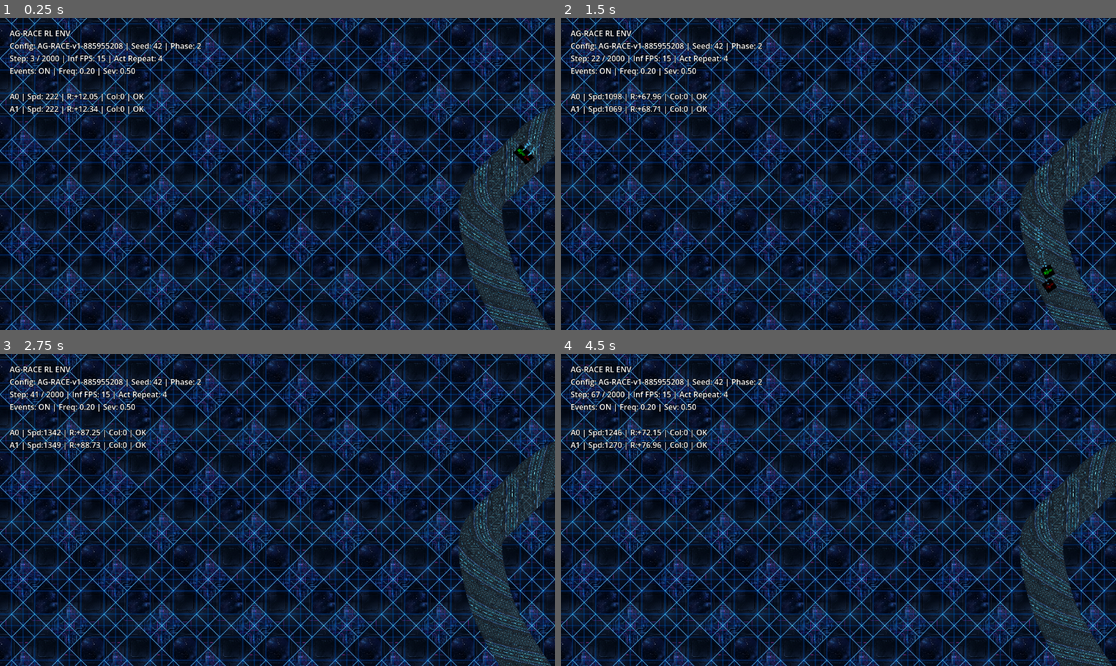
Above: before the commit, frames 1-4 (two rows, left to right).
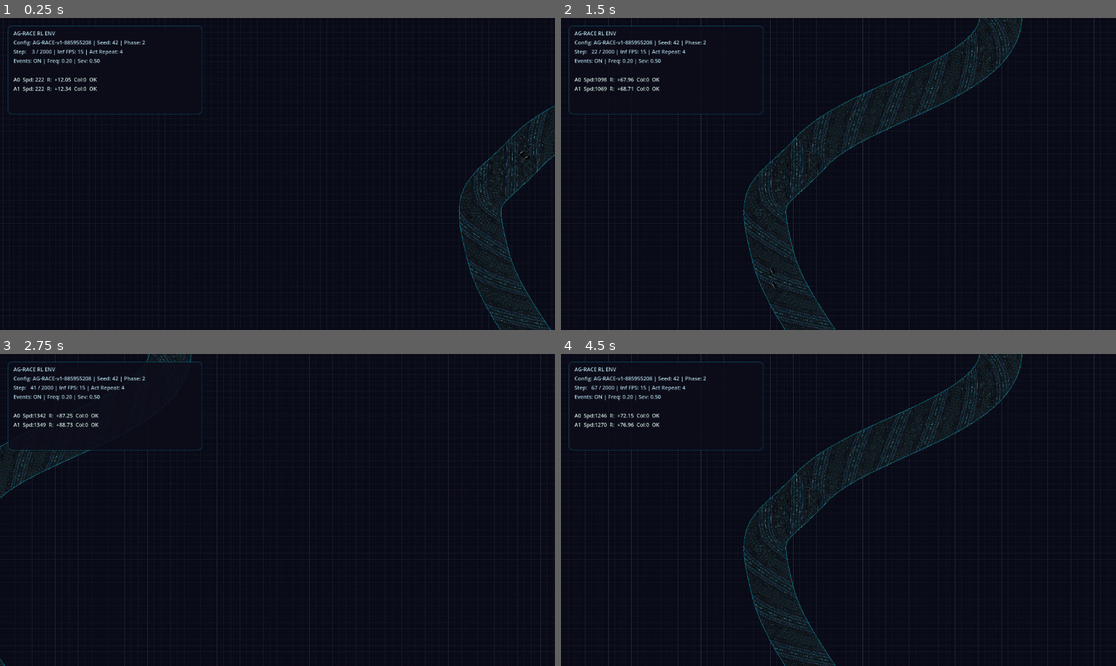
Above: after the commit, the same moments.

Repository: juanmanuelpriet/Jackpot-Jockeys
Game: Godot game, scene res://scenes/Race2D.tscn
The game is run twice, just before and just after one commit, with the same random seed, the same clock (stepped at 60 frames per second) and the same inputs.
Inputs (mouse positions are in pixels of both pictures, inside the frame that each line leads up to):
- Up to frame 1 (0.25 s): no input
- Up to frame 2 (1.5 s): move the mouse to (960, 158) at 0.52 s; hold D 0.53-1.25 s; click (960, 158) at 0.67 s; drag from (727, 189) to (810, 236) at 1.27 s
- Up to frame 3 (2.75 s): move the mouse to (333, 441) at 2.02 s; hold D from 2.03 s (still down); click (333, 441) at 2.17 s
- Up to frame 4 (4.5 s): release D at 2.75 s; drag from (810, 572) to (672, 463) at 2.77 s; move the mouse to (1005, 556) at 3.52 s; hold A 3.53-4.25 s; click (1005, 556) at 3.67 s; drag from (672, 463) to (755, 432) at 4.27 s

The runs differ from the first frame. In frame 1, 49% of the frame differs, in the area x 0-100%, y 0-100%; in frame 2, 51%; in frame 3, 51%; in frame 4, 51%.

Commit message:
Visual Overhaul: new racer sprite, dark grid background, edge lines, improved HUD and free camera controls (zoom/pan)

Diff:
--- a/hipodromo/agents/Vehicle.gd
+++ b/hipodromo/agents/Vehicle.gd
@@ -20,8 +20,16 @@
 var drift_impairment: float = 1.0
 var _collisions_this_frame: int = 0
 
+# --- Visual nodes (resolved in _ready) ---
 @onready var visual = $Visual
 @onready var particles = $EngineParticles
+@onready var speed_lines = $SpeedLines
+@onready var heading_indicator = $HeadingIndicator
+@onready var agent_ring = $AgentRing
+@onready var event_overlay = $EventOverlay
+
+# --- Visual state ---
+var _stun_flash_timer: float = 0.0
 
 func _physics_process(delta):
 	# Decrement stun timer
@@ -31,10 +39,8 @@
 			stun_timer = 0.0
 
 	_collisions_this_frame = 0
-	# Girar la nave dependiente de la velocidad a veces ayuda a sentirse bien, pero en hovercrafts se puede rotar sobre el propio eje.
-	# Añadiremos rotación libre sobre el eje z.
+
 	if abs(steer) > 0.01:
-		# Optionally, make turn speed slightly dependent on current velocity to avoid completely stationary turns, but hovercrafts can do stationary turns
 		rotation += steer * turn_speed * delta
 
 	# Dirección hacia la que apunta la nave
@@ -60,23 +66,14 @@
 	var lateral_velocity = velocity.project(right_dir)
 	var forward_velocity = velocity.project(forward_dir)
 
-	# Aplicamos el agarre reduciendo la velocidad lateral
 	lateral_velocity = lateral_velocity.move_toward(Vector2.ZERO, final_grip * lateral_velocity.length() * delta)
-
-	# Aplicamos drag a la velocidad frontal
 	forward_velocity = forward_velocity.move_toward(Vector2.ZERO, final_drag * forward_velocity.length() * delta)
 
-	# Reconstruimos la velocidad
 	velocity = forward_velocity + lateral_velocity
 
 	# Clamp speed
 	if velocity.length() > max_speed:
 		velocity = velocity.limit_length(max_speed)
-
-	if throttle > 0:
-		particles.emitting = true
-	else:
-		particles.emitting = false
 
 	move_and_slide()
 
@@ -87,7 +84,68 @@
 		_collisions_this_frame += 1
 		break
 
-# Funciones públicas para ser llamadas por un Controller o un AI Brain
+	# --- Visual feedback (purely cosmetic, no physics impact) ---
+	_update_visuals(delta)
+
+# ============================================================================
+# VISUAL FEEDBACK — cosmetic only, does NOT affect simulation
+# ============================================================================
+
+func _update_visuals(delta: float):
+	var speed_ratio = velocity.length() / max(1.0, max_speed)
+
+	# Engine particles: scale with speed
+	if particles:
+		particles.emitting = throttle > 0
+		particles.initial_velocity_max = lerpf(100.0, 400.0, speed_ratio)
+		particles.amount = int(lerpf(5, 30, speed_ratio))
+
+	# Speed lines: only at high speeds
+	if speed_lines:
+		speed_lines.emitting = speed_ratio > 0.7
+
+	# Micro-tilt: lean visual into turns (max ±5°)
+	if visual:
+		var target_tilt = steer * speed_ratio * deg_to_rad(5.0)
+		visual.rotation = lerpf(visual.rotation, target_tilt, 6.0 * delta)
+
+	# Event overlay icons
+	_update_event_overlay()
+
+	# Stun flash effect
+	if stun_timer > 0.0:
+		_stun_flash_timer += delta
+		if visual:
+			if fmod(_stun_flash_timer, 0.15) < 0.075:
+				visual.modulate = Color(3.0, 3.0, 3.0, 1.0)  # bright flash
+			else:
+				visual.modulate = Color(1.0, 1.0, 1.0, 1.0)
+	else:
+		_stun_flash_timer = 0.0
+		if visual:
+			visual.modulate = Color(1.0, 1.0, 1.0, 1.0)
+
+func _update_event_overlay():
+	if not event_overlay:
+		return
+
+	var icons: Array[String] = []
+	if stun_timer > 0.0:
+		icons.append("⚡")
+	if control_inverted:
+		icons.append("↕")
+	if friction_modifier < 0.9:
+		icons.append("⚠")
+	if sensor_noise > 0.1:
+		icons.append("◎")
+	# Wind is transient, shown by disturbance velocity changes
+
+	event_overlay.text = " ".join(icons)
+
+# ============================================================================
+# PUBLIC API — called by Controllers / AI Brains
+# ============================================================================
+
 func apply_inputs(in_throttle: float, in_brake: float, in_steer: float):
 	if stun_timer > 0.0:
 		self.throttle = 0.0
@@ -103,10 +161,13 @@
 	self.brake_input = clamp(in_brake, 0.0, 1.0)
 	self.steer = clamp(final_steer, -1.0, 1.0)
 
-# Personalizar el color de la nave
 func set_color(c: Color):
-	if visual:
-		visual.color = c
+	# Color the agent ring (identification halo)
+	if agent_ring:
+		agent_ring.modulate = Color(c.r, c.g, c.b, 0.45)
+	# Also tint heading indicator
+	if heading_indicator:
+		heading_indicator.default_color = Color(c.r, c.g, c.b, 0.5)
 
 func reset_modifiers():
 	friction_modifier = 1.0
@@ -129,7 +190,6 @@
 func set_sensor_noise(val: float):
 	sensor_noise = max(0.0, val)
 
-# Lógica pública para inyectar fuerzas externas (viento, choques forzados)
 func apply_disturbance(force_vector: Vector2):
 	velocity += force_vector
 
--- a/hipodromo/agents/Vehicle.tscn
+++ b/hipodromo/agents/Vehicle.tscn
@@ -1,7 +1,7 @@
 [gd_scene load_steps=3 format=3 uid="uid://df6s3rae2g3l"]
 
 [ext_resource type="Script" path="res://agents/Vehicle.gd" id="1_xxx"]
-[ext_resource type="Texture2D" path="res://assets/sprites/vehicle_cyber_horse.png" id="2_yyy"]
+[ext_resource type="Texture2D" path="res://assets/sprites/vehicle_racer_top.png" id="2_racer"]
 
 [sub_resource type="CircleShape2D" id="CircleShape2D_abc123"]
 radius = 16.0
@@ -11,23 +11,53 @@
 motion_mode = 1
 script = ExtResource("1_xxx")
 
+[node name="AgentRing" type="Sprite2D" parent="."]
+z_index = -1
+scale = Vector2(0.08, 0.08)
+modulate = Color(1, 1, 1, 0.4)
+
 [node name="Visual" type="Sprite2D" parent="."]
-rotation = 1.5708
-scale = Vector2(0.12, 0.12)
-texture = ExtResource("2_yyy")
+scale = Vector2(0.06, 0.06)
+texture = ExtResource("2_racer")
+
+[node name="HeadingIndicator" type="Line2D" parent="."]
+points = PackedVector2Array(0, 0, 24, 0)
+width = 2.0
+default_color = Color(1, 1, 1, 0.35)
 
 [node name="CollisionShape2D" type="CollisionShape2D" parent="."]
 shape = SubResource("CircleShape2D_abc123")
 
 [node name="EngineParticles" type="CPUParticles2D" parent="."]
 position = Vector2(-16, 0)
-amount = 40
-lifetime = 0.3
+amount = 20
+lifetime = 0.2
 gravity = Vector2(0, 0)
-initial_velocity_min = 150.0
-initial_velocity_max = 300.0
+initial_velocity_min = 100.0
+initial_velocity_max = 250.0
 direction = Vector2(-1, 0)
-spread = 20.0
-scale_amount_min = 3.0
-scale_amount_max = 8.0
-color = Color(0.3, 0.8, 1, 0.8)
+spread = 15.0
+scale_amount_min = 2.0
+scale_amount_max = 4.0
+color = Color(0.3, 0.8, 1, 0.5)
+
+[node name="SpeedLines" type="CPUParticles2D" parent="."]
+emitting = false
+amount = 10
+lifetime = 0.1
+gravity = Vector2(0, 0)
+initial_velocity_min = 200.0
+initial_velocity_max = 400.0
+direction = Vector2(-1, 0)
+spread = 5.0
+scale_amount_min = 1.0
+scale_amount_max = 2.0
+color = Color(1, 1, 1, 0.15)
+
+[node name="EventOverlay" type="Label" parent="."]
+offset_left = -20.0
+offset_top = -28.0
+offset_right = 20.0
+offset_bottom = -12.0
+horizontal_alignment = 1
+text = ""
--- a/hipodromo/scenes/Race2D.gd
+++ b/hipodromo/scenes/Race2D.gd
@@ -1,6 +1,7 @@
 extends Node2D
 
 @onready var track_generator = $TrackGenerator
+@onready var camera = $Camera2D
 
 var env_config: EnvironmentConfig
 var world_event_manager: WorldEventManager
@@ -27,6 +28,15 @@
 var agent_total_collisions: Array[int] = []
 var agent_stuck_events: Array[int] = []
 
+# --- Free Camera ---
+var cam_zoom_level: float = 0.3
+var cam_zoom_min: float = 0.05
+var cam_zoom_max: float = 2.0
+var cam_zoom_step: float = 0.06
+var cam_pan_speed: float = 800.0  # pixels/sec at zoom 1.0
+var cam_dragging: bool = false
+var cam_drag_start: Vector2 = Vector2.ZERO
+
 func _ready():
 	_setup_background()
 
@@ -53,17 +63,31 @@
 func _setup_background():
 	var bg = ParallaxBackground.new()
 	bg.layer = -10
+
+	# Primary layer: dark grid
 	var bl = ParallaxLayer.new()
-
 	var spr = Sprite2D.new()
-	spr.texture = preload("res://assets/sprites/track_background_grid.png")
+	spr.texture = preload("res://assets/sprites/bg_dark_grid.png")
 	spr.texture_repeat = CanvasItem.TEXTURE_REPEAT_ENABLED
 	spr.region_enabled = true
 	spr.region_rect = Rect2(-10000, -10000, 20000, 20000)
 	spr.centered = true
-
 	bl.add_child(spr)
 	bg.add_child(bl)
+
+	# Secondary layer: slight parallax for depth
+	var bl2 = ParallaxLayer.new()
+	bl2.motion_scale = Vector2(0.95, 0.95)
+	var spr2 = Sprite2D.new()
+	spr2.texture = preload("res://assets/sprites/bg_dark_grid.png")
+	spr2.texture_repeat = CanvasItem.TEXTURE_REPEAT_ENABLED
+	spr2.region_enabled = true
+	spr2.region_rect = Rect2(-10000, -10000, 20000, 20000)
+	spr2.centered = true
+	spr2.modulate = Color(0.6, 0.6, 0.8, 0.3)
+	bl2.add_child(spr2)
+	bg.add_child(bl2)
+
 	add_child(bg)
 
 # ============================================================================
@@ -138,7 +162,7 @@
 
 		v.global_position = start_transform.get_origin() + offset_pos
 		v.rotation = start_transform.get_rotation()
-		v.get_node("Visual").modulate = colors[i % colors.size()]
+		v.set_color(colors[i % colors.size()])
 
 		vehicles_parent.add_child(v)
 		vehicles.append(v)
@@ -153,6 +177,45 @@
 
 	world_event_manager.initialize(env_config, vehicles)
 	is_running = true
+
+# ============================================================================
+# FREE CAMERA — zoom (scroll), pan (WASD/arrows/middle-drag)
+# ============================================================================
+
+func _unhandled_input(event):
+	if event is InputEventMouseButton:
+		if event.button_index == MOUSE_BUTTON_WHEEL_UP:
+			cam_zoom_level = clampf(cam_zoom_level * 1.15, cam_zoom_min, cam_zoom_max)
+			camera.zoom = Vector2(cam_zoom_level, cam_zoom_level)
+		elif event.button_index == MOUSE_BUTTON_WHEEL_DOWN:
+			cam_zoom_level = clampf(cam_zoom_level / 1.15, cam_zoom_min, cam_zoom_max)
+			camera.zoom = Vector2(cam_zoom_level, cam_zoom_level)
+		elif event.button_index == MOUSE_BUTTON_MIDDLE:
+			if event.pressed:
+				cam_dragging = true
+				cam_drag_start = event.position
+			else:
+				cam_dragging = false
+
+	elif event is InputEventMouseMotion and cam_dragging:
+		var delta_px = event.position - cam_drag_start
+		cam_drag_start = event.position
+		camera.position -= delta_px / cam_zoom_level
+
+func _process(delta):
+	# WASD / Arrow key panning
+	var pan_dir = Vector2.ZERO
+	if Input.is_key_pressed(KEY_W) or Input.is_key_pressed(KEY_UP):
+		pan_dir.y -= 1.0
+	if Input.is_key_pressed(KEY_S) or Input.is_key_pressed(KEY_DOWN):
+		pan_dir.y += 1.0
+	if Input.is_key_pressed(KEY_A) or Input.is_key_pressed(KEY_LEFT):
+		pan_dir.x -= 1.0
+	if Input.is_key_pressed(KEY_D) or Input.is_key_pressed(KEY_RIGHT):
+		pan_dir.x += 1.0
+
+	if pan_dir != Vector2.ZERO:
+		camera.position += pan_dir.normalized() * cam_pan_speed * delta / cam_zoom_level
 
 # ============================================================================
 # PHYSICS LOOP — Demo mode with action hold
--- a/hipodromo/track/TrackGenerator.gd
+++ b/hipodromo/track/TrackGenerator.gd
@@ -7,6 +7,9 @@
 
 var path: Path2D
 var visual_line: Line2D
+var edge_line_inner: Line2D
+var edge_line_outer: Line2D
+var center_line: Line2D
 var static_body: StaticBody2D
 var col_inner: CollisionPolygon2D
 var col_outer: CollisionPolygon2D
@@ -18,9 +21,10 @@
 	path.curve = Curve2D.new()
 	add_child(path)
 
+	# --- Track surface (base layer) ---
 	visual_line = Line2D.new()
 	visual_line.width = track_width
-	visual_line.default_color = Color(1.0, 1.0, 1.0)
+	visual_line.default_color = Color(0.55, 0.55, 0.55)
 	visual_line.texture = preload("res://assets/sprites/track_texture_scifi.png")
 	visual_line.texture_mode = Line2D.LINE_TEXTURE_TILE
 	visual_line.texture_repeat = CanvasItem.TEXTURE_REPEAT_ENABLED
@@ -28,8 +32,43 @@
 	visual_line.begin_cap_mode = Line2D.LINE_CAP_ROUND
 	visual_line.end_cap_mode = Line2D.LINE_CAP_ROUND
 	visual_line.closed = true
+	visual_line.z_index = 0
 	add_child(visual_line)
 
+	# --- Edge lines (border glow) ---
+	edge_line_inner = Line2D.new()
+	edge_line_inner.width = 3.0
+	edge_line_inner.default_color = Color(0.0, 0.85, 1.0, 0.55)
+	edge_line_inner.joint_mode = Line2D.LINE_JOINT_ROUND
+	edge_line_inner.begin_cap_mode = Line2D.LINE_CAP_ROUND
+	edge_line_inner.end_cap_mode = Line2D.LINE_CAP_ROUND
+	edge_line_inner.closed = true
+	edge_line_inner.antialiased = true
+	edge_line_inner.z_index = 1
+	add_child(edge_line_inner)
+
+	edge_line_outer = Line2D.new()
+	edge_line_outer.width = 3.0
+	edge_line_outer.default_color = Color(0.0, 0.85, 1.0, 0.55)
+	edge_line_outer.joint_mode = Line2D.LINE_JOINT_ROUND
+	edge_line_outer.begin_cap_mode = Line2D.LINE_CAP_ROUND
+	edge_line_outer.end_cap_mode = Line2D.LINE_CAP_ROUND
+	edge_line_outer.closed = true
+	edge_line_outer.antialiased = true
+	edge_line_outer.z_index = 1
+	add_child(edge_line_outer)
+
+	# --- Center line (dashed effect via alpha) ---
+	center_line = Line2D.new()
+	center_line.width = 1.0
+	center_line.default_color = Color(1.0, 1.0, 1.0, 0.12)
+	center_line.joint_mode = Line2D.LINE_JOINT_ROUND
+	center_line.closed = true
+	center_line.antialiased = true
+	center_line.z_index = 1
+	add_child(center_line)
+
+	# --- Collision walls ---
 	static_body = StaticBody2D.new()
 	static_body.collision_layer = 1
 	add_child(static_body)
@@ -47,6 +86,7 @@
 	seed(active_seed)
 	if config_track_width > 0.0:
 		track_width = config_track_width
+		visual_line.width = track_width
 
 	path.curve.clear_points()
 	waypoints.clear()
@@ -92,8 +132,10 @@
 	var baked = path.curve.get_baked_points()
 	waypoints = Array(baked)
 
+	# --- Track surface ---
 	visual_line.points = baked
 
+	# --- Edge lines and collision ---
 	var inner_pts = PackedVector2Array()
 	var outer_pts = PackedVector2Array()
 	var p_count = baked.size()
@@ -111,13 +153,40 @@
 			var dir = (p_next - p_curr).normalized()
 			var normal = Vector2(-dir.y, dir.x)
 
-			# Usamos un ancho ligeramente menor al visual para que reboten dentro de la pista
-			var offset = (track_width / 2.0) - 15.0
-			inner_pts.append(p_curr + normal * offset)
-			outer_pts.append(p_curr - normal * offset)
-
+			var collision_offset = (track_width / 2.0) - 15.0
+			inner_pts.append(p_curr + normal * collision_offset)
+			outer_pts.append(p_curr - normal * collision_offset)
+
+	# Set collision polygons
 	col_inner.polygon = inner_pts
 	col_outer.polygon = outer_pts
+
+	# Set edge lines (at visual track edge, slightly inside collision)
+	var edge_offset = (track_width / 2.0) - 5.0
+	var edge_inner_pts = PackedVector2Array()
+	var edge_outer_pts = PackedVector2Array()
+
+	if p_count > 2:
+		for i in range(p_count):
+			var p_curr = baked[i]
+			var next_idx = (i + 1) % p_count
+			var p_next = baked[next_idx]
+
+			if p_curr.distance_squared_to(p_next) < 1.0:
+				next_idx = (next_idx + 1) % p_count
+				p_next = baked[next_idx]
+
+			var dir = (p_next - p_curr).normalized()
+			var normal = Vector2(-dir.y, dir.x)
+
+			edge_inner_pts.append(p_curr + normal * edge_offset)
+			edge_outer_pts.append(p_curr - normal * edge_offset)
+
+	edge_line_inner.points = edge_inner_pts
+	edge_line_outer.points = edge_outer_pts
+
+	# Center line: same as baked center path
+	center_line.points = baked
 
 
 func get_waypoints() -> Array:
--- a/hipodromo/ui/HUD.gd
+++ b/hipodromo/ui/HUD.gd
@@ -1,8 +1,8 @@
 extends CanvasLayer
 class_name HUD
 
-@onready var info_label = $MarginContainer/VBoxContainer/InfoLabel
-@onready var agents_label = $MarginContainer/VBoxContainer/AgentsLabel
+@onready var info_label = $PanelContainer/VBoxContainer/InfoLabel
+@onready var agents_label = $PanelContainer/VBoxContainer/AgentsLabel
 
 func update_telemetry(config, step: int, agents: Array, brains: Array, last_rewards: Array):
 	if not config.debug_hud:
@@ -12,7 +12,7 @@
 
 	info_label.text = "AG-RACE RL ENV\n"
 	info_label.text += "Config: %s | Seed: %d | Phase: %d\n" % [config.config_hash, config.base_seed, config.curriculum_phase]
-	info_label.text += "Step: %d / %d | Inf FPS: %d | Act Repeat: %d\n" % [step, config.max_steps_per_episode, config.inference_fps, config.action_repeat]
+	info_label.text += "Step: %4d / %d | Inf FPS: %d | Act Repeat: %d\n" % [step, config.max_steps_per_episode, config.inference_fps, config.action_repeat]
 	info_label.text += "Events: %s | Freq: %.2f | Sev: %.2f\n" % ["ON" if config.enable_events else "OFF", config.hazard_frequency, config.max_hazard_severity]
 
 	var txt = ""
@@ -30,8 +30,8 @@
 			if v.stun_timer > 0.0: flags += "[STUN] "
 			if v.control_inverted: flags += "[INV] "
 			if v.friction_modifier < 1.0: flags += "[GRIP] "
-			if flags == "": flags = "OK "
+			if flags == "": flags = "OK"
 
-			txt += "A%d | Spd:%4d | R:%+5.2f | Col:%d | %s\n" % [i, int(speed), reward, v.get_collision_count_this_frame(), flags]
+			txt += "A%d  Spd:%4d  R:%+8.2f  Col:%d  %s\n" % [i, int(speed), reward, v.get_collision_count_this_frame(), flags]
 
 	agents_label.text = txt
--- a/hipodromo/ui/HUD.tscn
+++ b/hipodromo/ui/HUD.tscn
@@ -2,31 +2,44 @@
 
 [ext_resource type="Script" path="res://ui/HUD.gd" id="1_abc"]
 
+[sub_resource type="StyleBoxFlat" id="StyleBoxFlat_panel"]
+bg_color = Color(0.05, 0.05, 0.1, 0.85)
+border_width_left = 1
+border_width_top = 1
+border_width_right = 1
+border_width_bottom = 1
+border_color = Color(0.0, 0.7, 0.9, 0.3)
+corner_radius_top_left = 8
+corner_radius_top_right = 8
+corner_radius_bottom_right = 8
+corner_radius_bottom_left = 8
+content_margin_left = 12.0
+content_margin_top = 8.0
+content_margin_right = 12.0
+content_margin_bottom = 8.0
+
 [node name="HUD" type="CanvasLayer"]
 script = ExtResource("1_abc")
 
-[node name="MarginContainer" type="MarginContainer" parent="."]
-anchors_preset = 15
-anchor_right = 1.0
-anchor_bottom = 1.0
-grow_horizontal = 2
-grow_vertical = 2
-theme_override_constants/margin_left = 20
-theme_override_constants/margin_top = 20
-theme_override_constants/margin_right = 20
-theme_override_constants/margin_bottom = 20
+[node name="PanelContainer" type="PanelContainer" parent="."]
+anchors_preset = 0
+offset_left = 16.0
+offset_top = 16.0
+offset_right = 420.0
+offset_bottom = 200.0
+theme_override_styles/panel = SubResource("StyleBoxFlat_panel")
 
-[node name="VBoxContainer" type="VBoxContainer" parent="MarginContainer"]
+[node name="VBoxContainer" type="VBoxContainer" parent="PanelContainer"]
 layout_mode = 2
 
-[node name="InfoLabel" type="Label" parent="MarginContainer/VBoxContainer"]
+[node name="InfoLabel" type="Label" parent="PanelContainer/VBoxContainer"]
 layout_mode = 2
-theme_override_colors/font_outline_color = Color(0, 0, 0, 1)
-theme_override_constants/outline_size = 4
-text = "Info"
+theme_override_colors/font_color = Color(0.7, 0.85, 0.9, 1)
+theme_override_colors/font_outline_color = Color(0, 0, 0, 0)
+theme_override_font_sizes/font_size = 11
 
-[node name="AgentsLabel" type="Label" parent="MarginContainer/VBoxContainer"]
+[node name="AgentsLabel" type="Label" parent="PanelContainer/VBoxContainer"]
 layout_mode = 2
-theme_override_colors/font_outline_color = Color(0, 0, 0, 1)
-theme_override_constants/outline_size = 4
-text = "Agents"
+theme_override_colors/font_color = Color(0.8, 0.9, 0.85, 1)
+theme_override_colors/font_outline_color = Color(0, 0, 0, 0)
+theme_override_font_sizes/font_size = 11
Binary file added: hipodromo/assets/sprites/bg_dark_grid.png
Not shown, added: hipodromo/assets/sprites/bg_dark_grid.png.import
Binary file added: hipodromo/assets/sprites/vehicle_racer_top.png
Not shown, added: hipodromo/assets/sprites/vehicle_racer_top.png.import
Not shown, added: hipodromo/evaluate_integration.gd.uid
